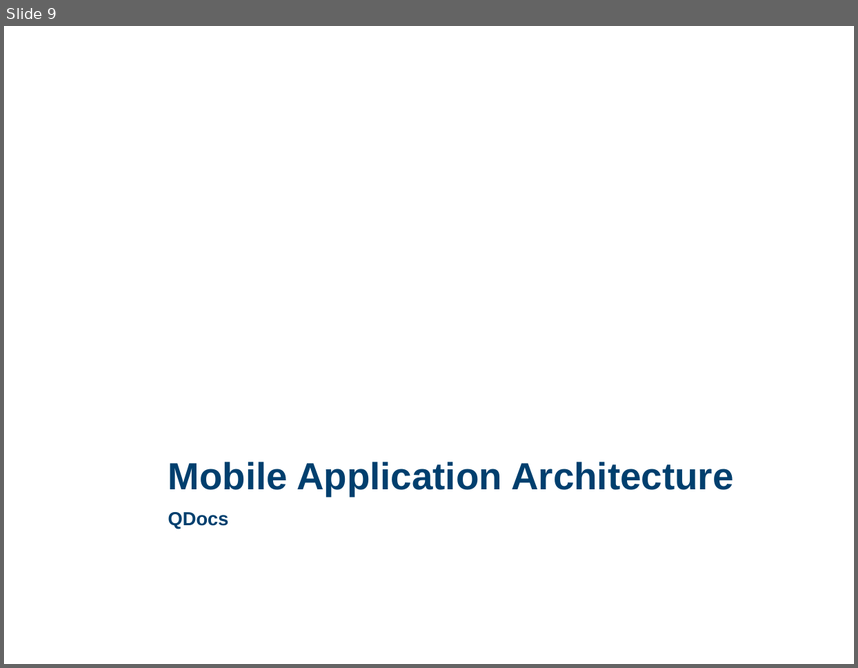
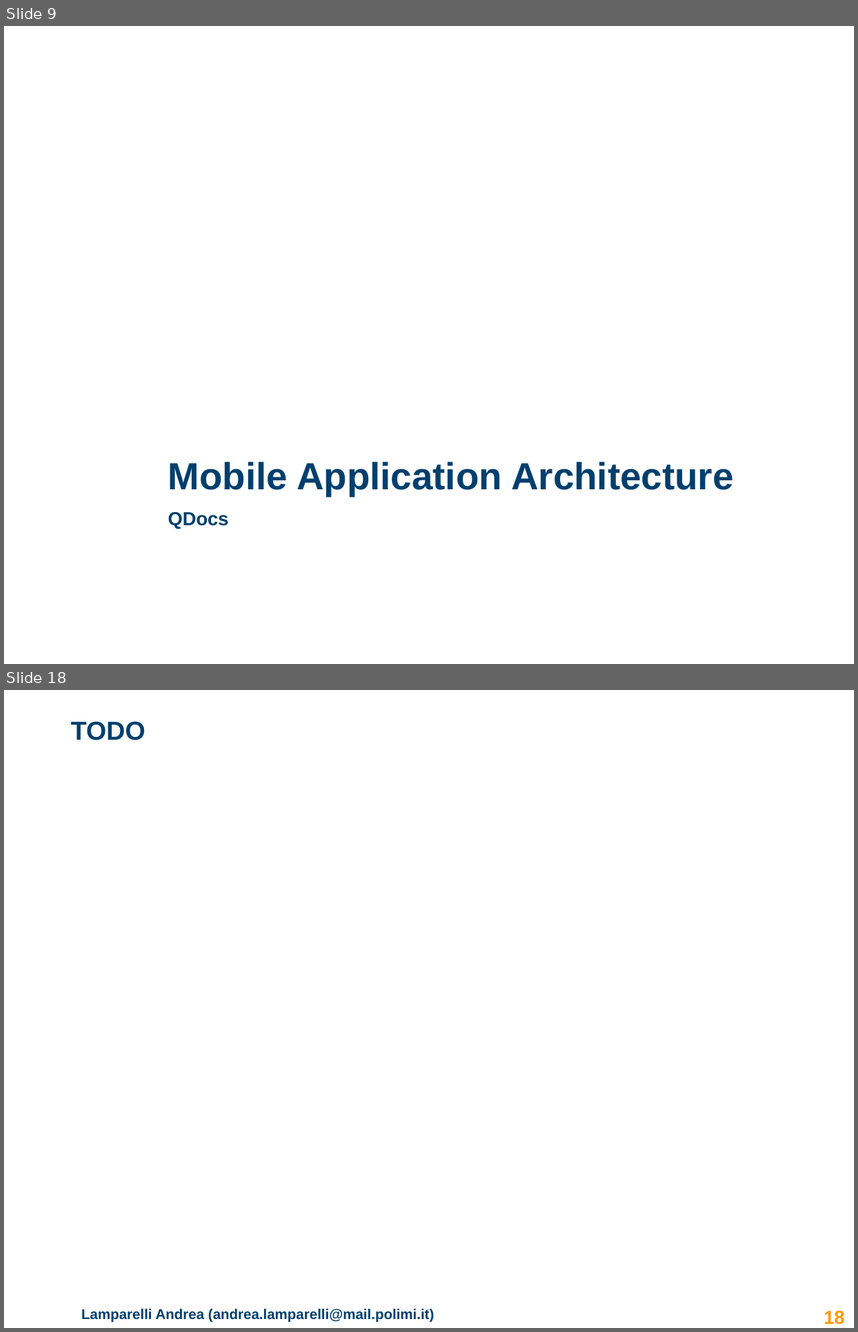
Before and after one commit to lampajr/QDocs, a slide deck: documentation/presentation_qdocs.pptx. Shown one above the other, each under a label of ours: slide 9 before the commit, slides 9 and 18 after it; the slides between them are not shown. The pictures are 858x668 and 858x1332 pixels, drawn with LibreOffice and Linux fonts; fonts in the diff are those of the drawing; background and template pictures are left out. Boxes give left, top, right and bottom in pixels: in the first picture for what was removed or moved away, otherwise in the second. Text is boxed around its words. In the diff, an @@ line names an element or a change of style, - is before the commit and + after.

```diff
--- a/documentation/presentation_qdocs.pptx
+++ b/documentation/presentation_qdocs.pptx
@@ slide 18 added at bbox=[4, 690, 854, 1328], background #FFFFFF @@
@@ title added at bbox=[71, 721, 145, 740], 22 pt, text #003F6E, bold @@
+TODO
@@ text added at bbox=[81, 1308, 434, 1322], 12 pt, text #003F6E, bold @@
+Lamparelli Andrea (andrea.lamparelli@mail.polimi.it)
@@ page number added at bbox=[824, 1310, 844, 1324], 16 pt, text #FF9900, bold @@
+18
```
Also in this commit, not shown: 2 slides changed, 8 other slides added, 14 slides removed.
